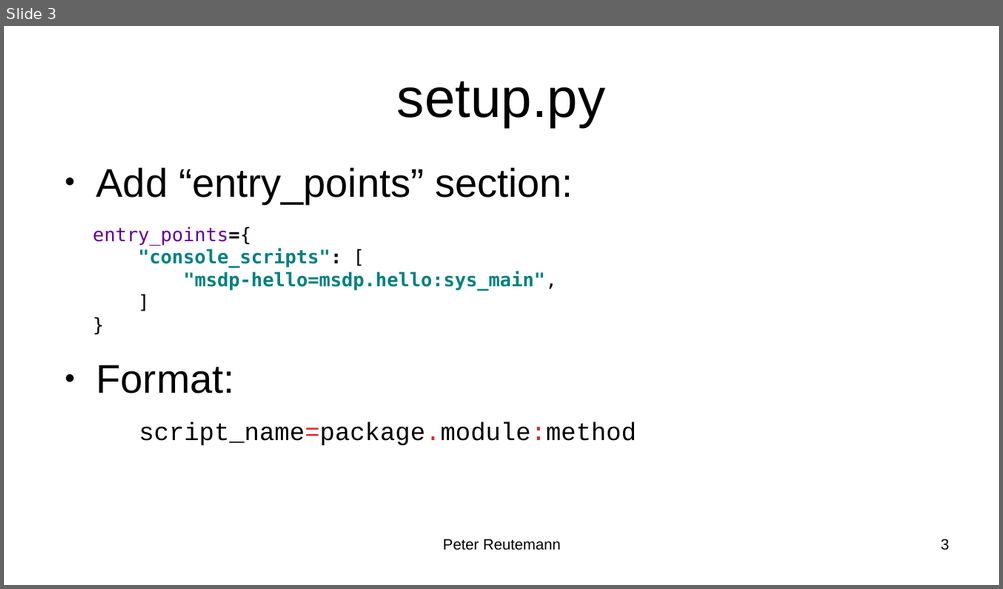
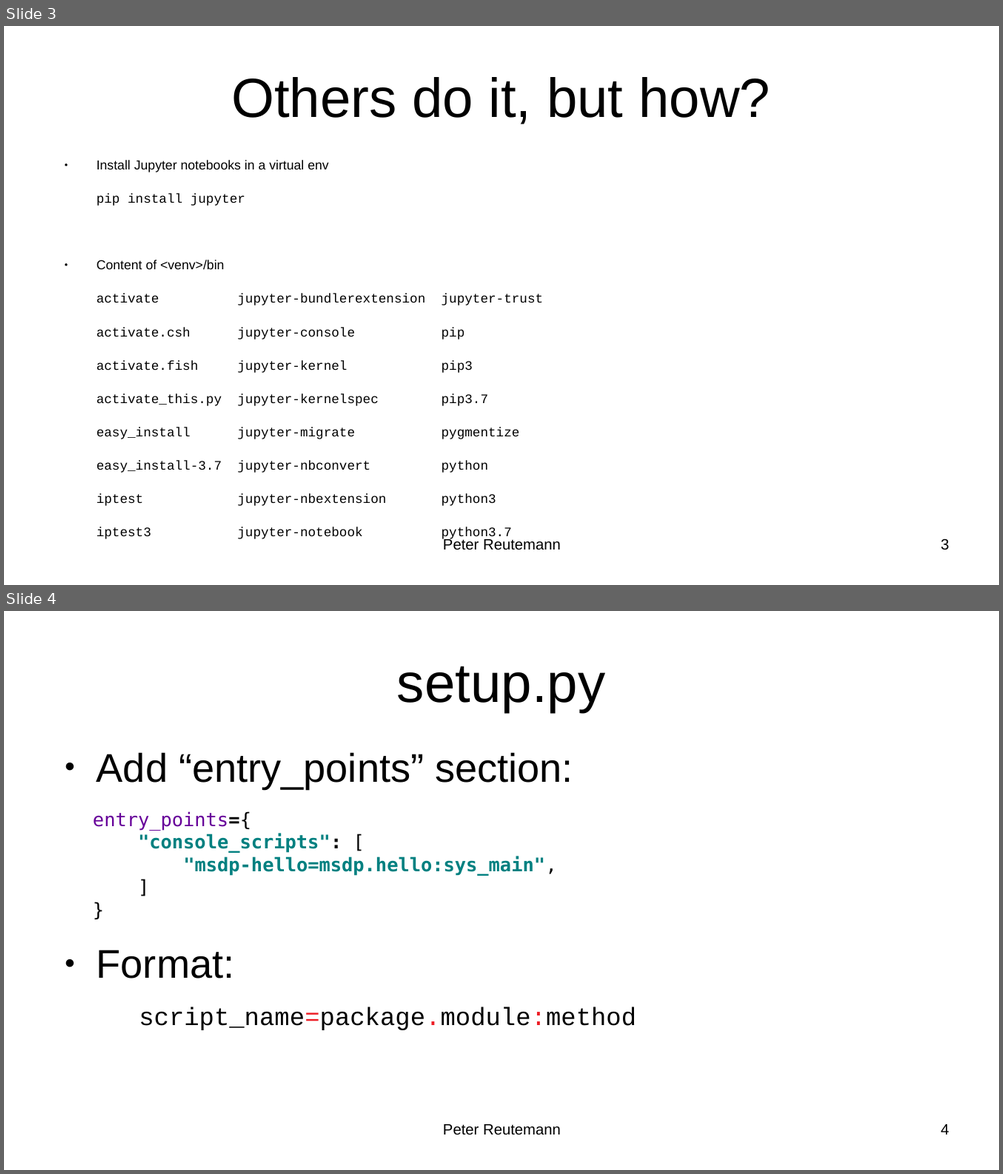
Before and after one commit to HamPUG/meetings, a slide deck: 2019/2019-11-11/console_scripts/console_scripts.odp. Shown one above the other, each under a label of ours: slide 3 before the commit, slides 3 and 4 after it. The pictures are 1003x589 and 1003x1174 pixels, drawn with LibreOffice and Linux fonts; fonts in the diff are those of the drawing. Boxes give left, top, right and bottom in pixels: in the first picture for what was removed or moved away, otherwise in the second. Text is boxed around its words. In the diff, an @@ line names an element or a change of style, - is before the commit and + after.

```diff
--- a/2019/2019-11-11/console_scripts/console_scripts.odp
+++ b/2019/2019-11-11/console_scripts/console_scripts.odp
@@ slide 3 added at [4, 26, 999, 585], background #FFFFFF @@
@@ title added at [231, 77, 770, 124], 44 pt, text #000000 @@
+Others do it, but how?
@@ text added at [96, 160, 543, 541], 10.4 pt, text #000000 @@
+● Install Jupyter notebooks in a virtual env
+pip install jupyter
+● Content of <venv>/bin
+activate jupyter-bundlerextension jupyter-trust
+activate.csh jupyter-console pip
+activate.fish jupyter-kernel pip3
+activate_this.py jupyter-kernelspec pip3.7
+easy_install jupyter-migrate pygmentize
+easy_install-3.7 jupyter-nbconvert python
+iptest jupyter-nbextension python3
+iptest3 jupyter-notebook python3.7
@@ text added at [443, 539, 560, 551], 12 pt, text #000000 @@
+Peter Reutemann
@@ page number added at [940, 540, 948, 551], 12 pt, text #000000 @@
+3
@@ what was slide 3 is now slide 4 @@
@@ page number at [940, 1125, 948, 1135]: text changed @@
-3
+4
```
Also in this commit, not shown: 1 other slide added, 2 other files.
